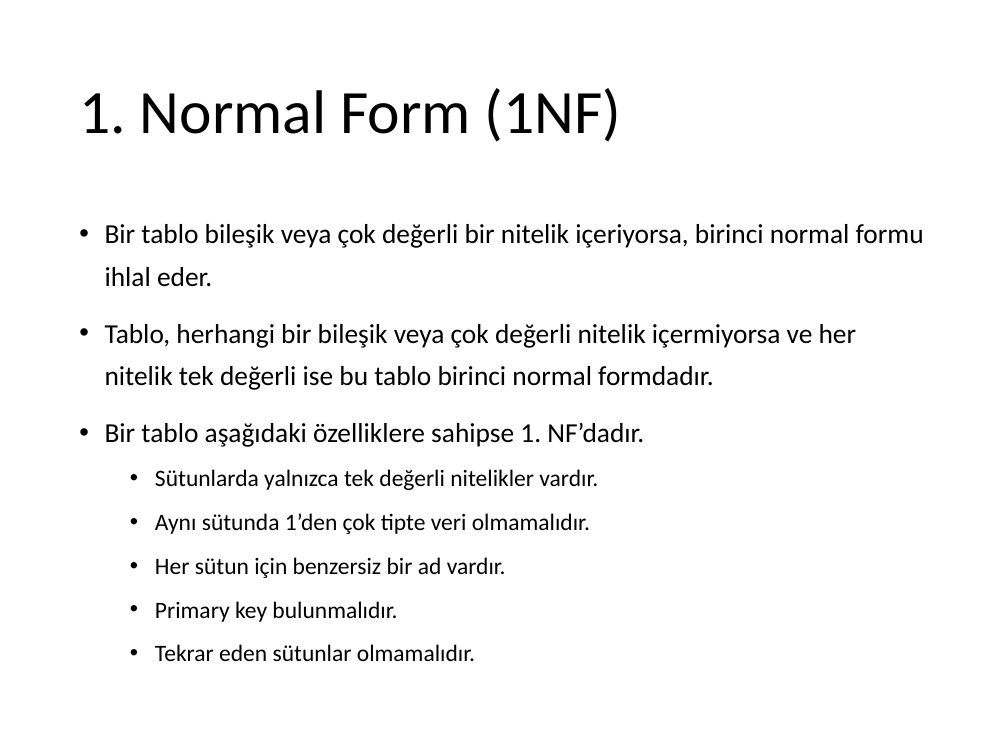
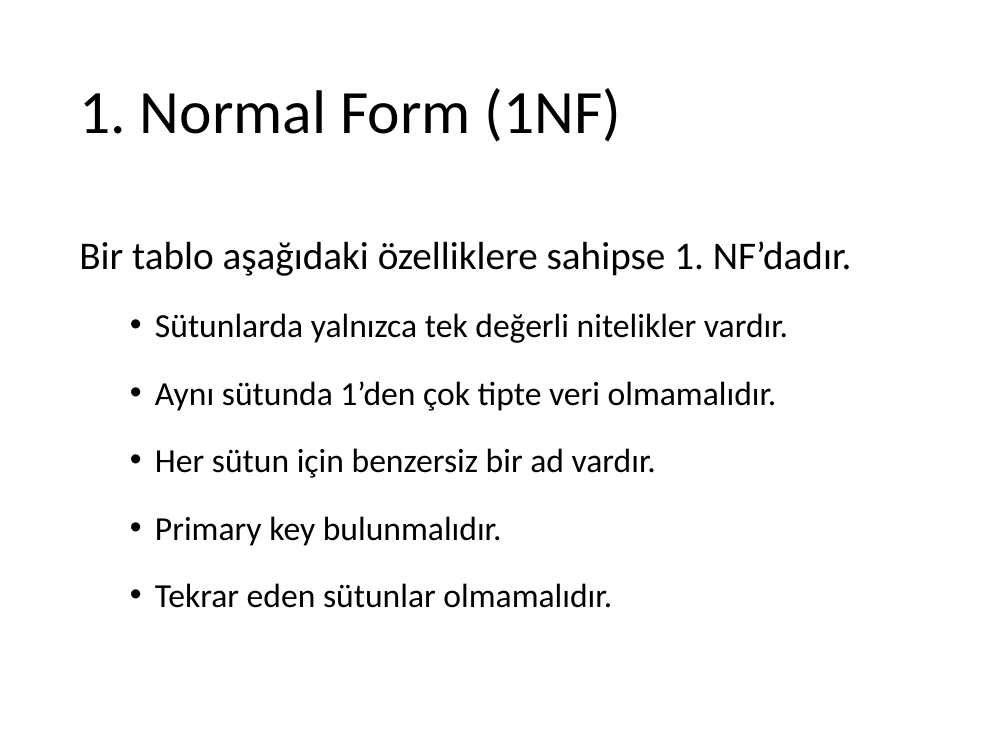
Before and after one commit to ihpar/dbms, a slide deck: slide 9 of Slides/Ders 5.0 Design 1NF.pptx. Drawn at 1008x756 pixels with LibreOffice and Linux fonts; fonts in the diff are those of the drawing. Boxes give left, top, right and bottom in pixels: in the first picture for what was removed or moved away, otherwise in the second. Text is boxed around its words. In the diff, an @@ line names an element or a change of style, - is before the commit and + after.

Commit message:
updates slides tbc...

```diff
--- a/Slides/Ders 5.0 Design 1NF.pptx
+++ b/Slides/Ders 5.0 Design 1NF.pptx
@@ text "Bir tablo aşağıdaki özelliklere sahipse ..." at [79,241,852,608]: size 19.6 to 28 pt in "Bir tablo aşağıdaki özelliklere sahipse 1. NF’dadır."; size 16.8 to 24 pt in "Sütunlarda yalnızca tek değerli nitelikler vardır.", "Aynı sütunda 1’den çok tipte veri olmamalıdır.", "Her sütun için benzersiz bir ad vardır.", "Primary key bulunmalıdır." and 1 more places; bullet • to none; line spacing 1.3 to 1.5 @@
@@ text at [105,224,924,390]: paragraphs removed @@
-• Bir tablo bileşik veya çok değerli bir nitelik içeriyorsa, birinci normal formu ihlal eder.
-• Tablo, herhangi bir bileşik veya çok değerli nitelik içermiyorsa ve her nitelik tek değerli ise bu tablo birinci normal formdadır.
```
Also in this commit, not shown: 2 other slides changed, 9 slides added, 5 other files.
